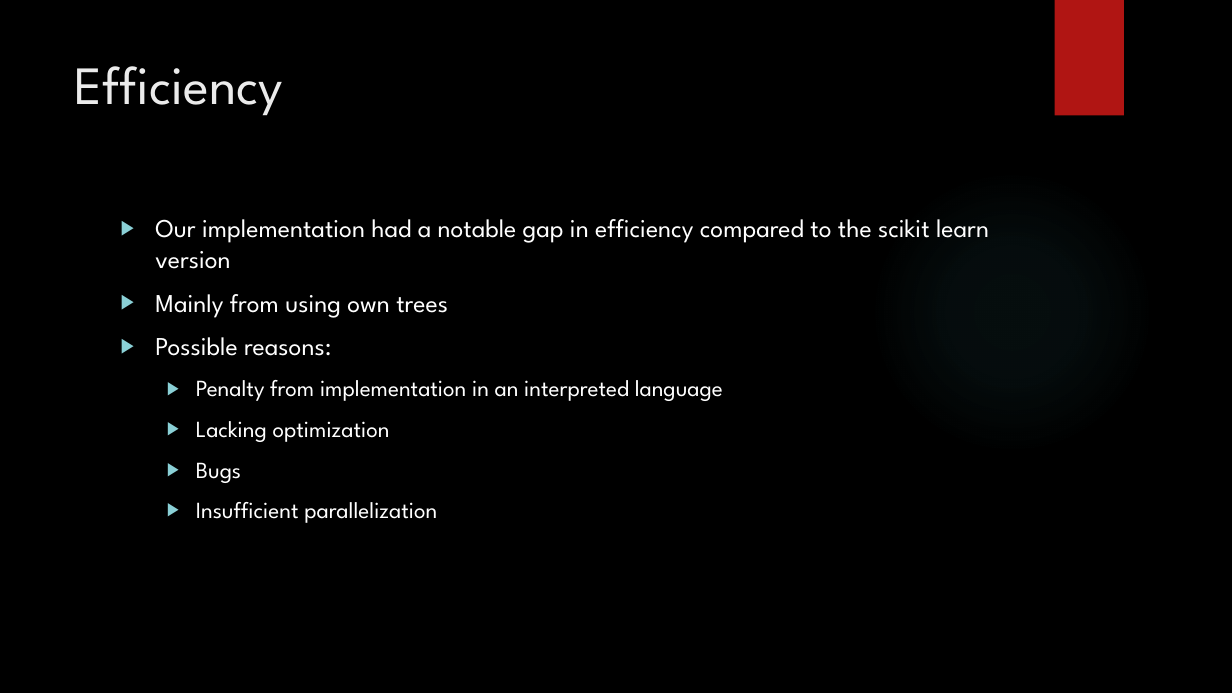
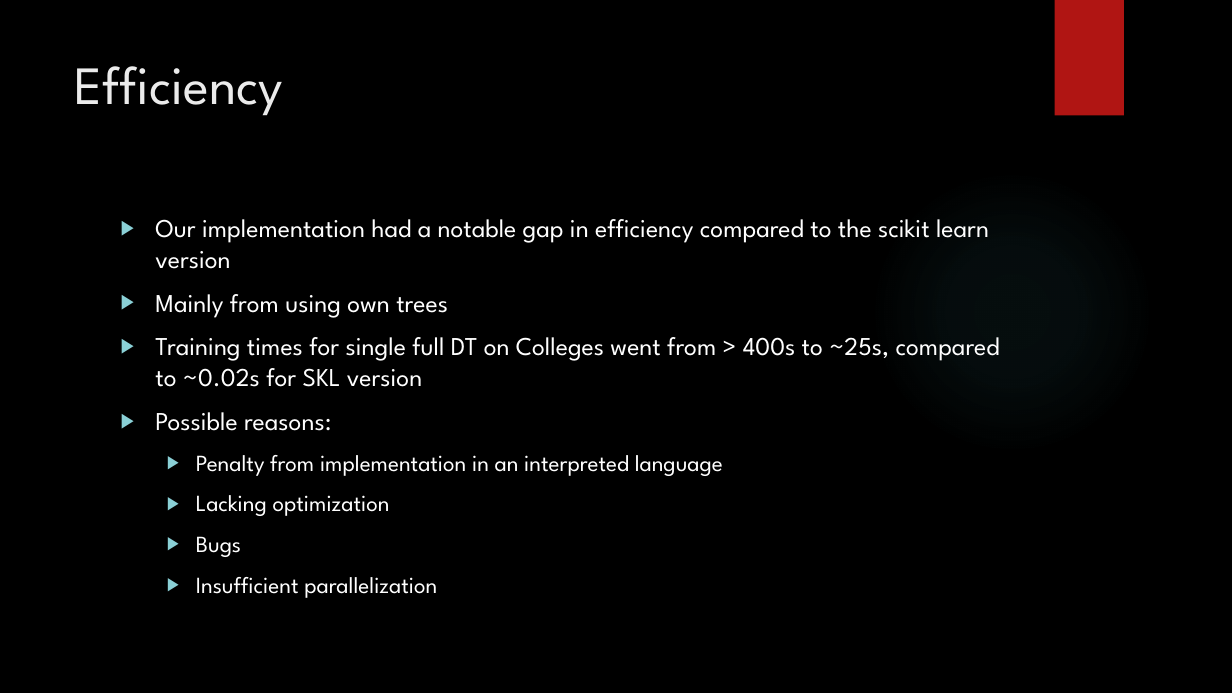
Before and after one commit to amanfc7/Machine-Learaning, a slide deck: slide 10 of ex2/Exercise_2_ppt.pptx. Drawn at 1232x693 pixels with LibreOffice and Linux fonts; fonts in the diff are those of the drawing; background and template pictures are left out. Boxes give left, top, right and bottom in pixels: in the first picture for what was removed or moved away, otherwise in the second. Text is boxed around its words. In the diff, an @@ line names an element or a change of style, - is before the commit and + after.

Commit message:
presentation

```diff
--- a/ex2/Exercise_2_ppt.pptx
+++ b/ex2/Exercise_2_ppt.pptx
@@ text at bbox=[155, 337, 1000, 387]: paragraph added @@
+▶ Training times for single full DT on Colleges went from > 400s to ~25s, compared to ~0.02s for SKL version
```
Also in this commit, not shown: 1 other file.
